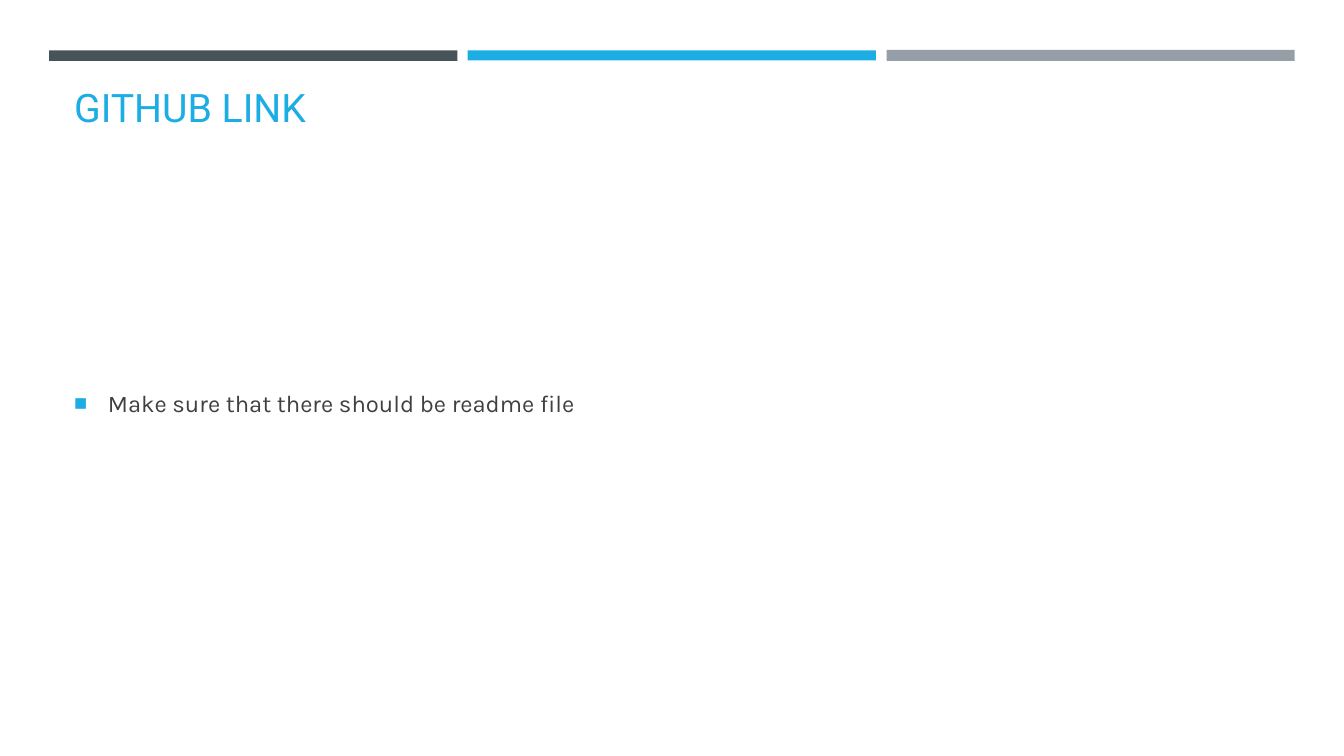
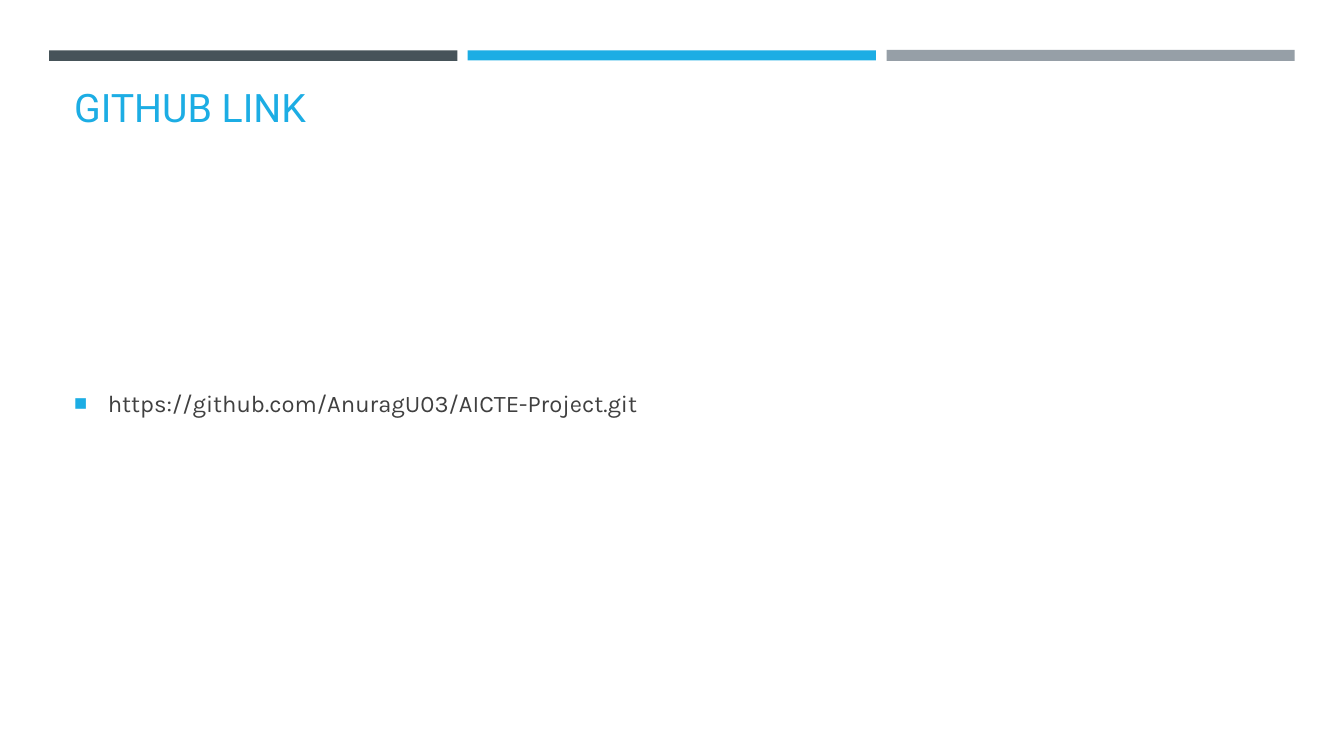
Before and after one commit to AnuragU03/AICTE-Project, a slide deck: slide 11 of AICTE PPT.pptx. Drawn at 1344x756 pixels with LibreOffice and Linux fonts; fonts in the diff are those of the drawing; background and template pictures are left out. Boxes give left, top, right and bottom in pixels: in the first picture for what was removed or moved away, otherwise in the second. Text is boxed around its words. In the diff, an @@ line names an element or a change of style, - is before the commit and + after.

```diff
--- a/AICTE PPT.pptx
+++ b/AICTE PPT.pptx
@@ text at (108, 394, 637, 418): text changed @@
-■ Make sure that there should be readme file
+■ https://github.com/AnuragU03/AICTE-Project.git
```
